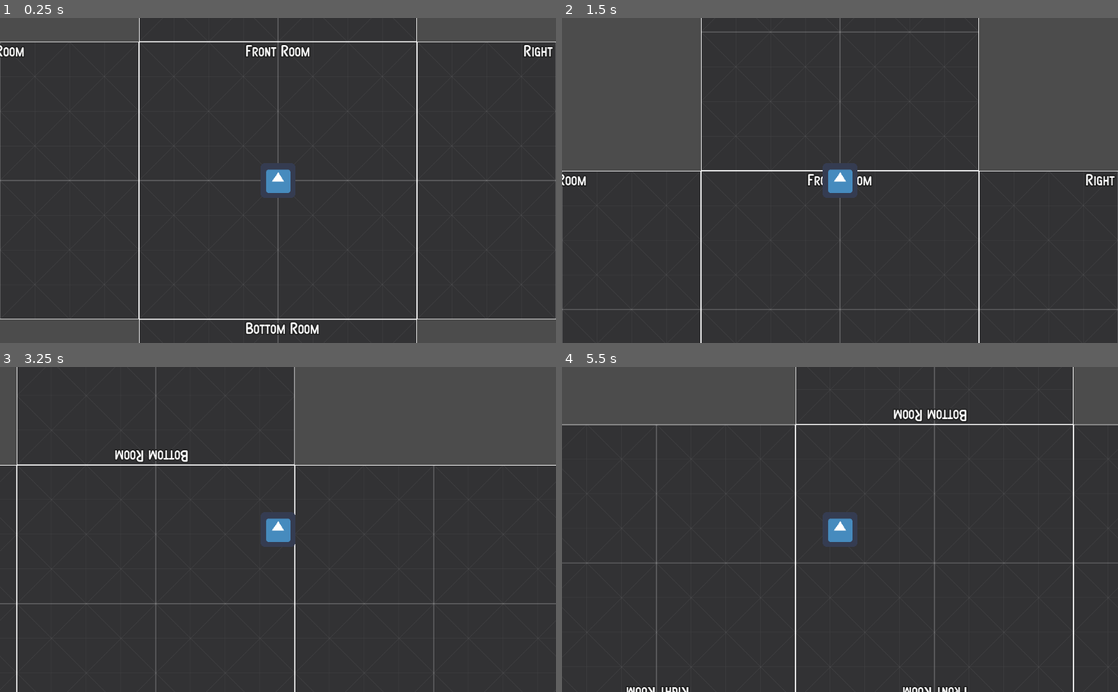
Above: before the commit, frames 1-4 (two rows, left to right).
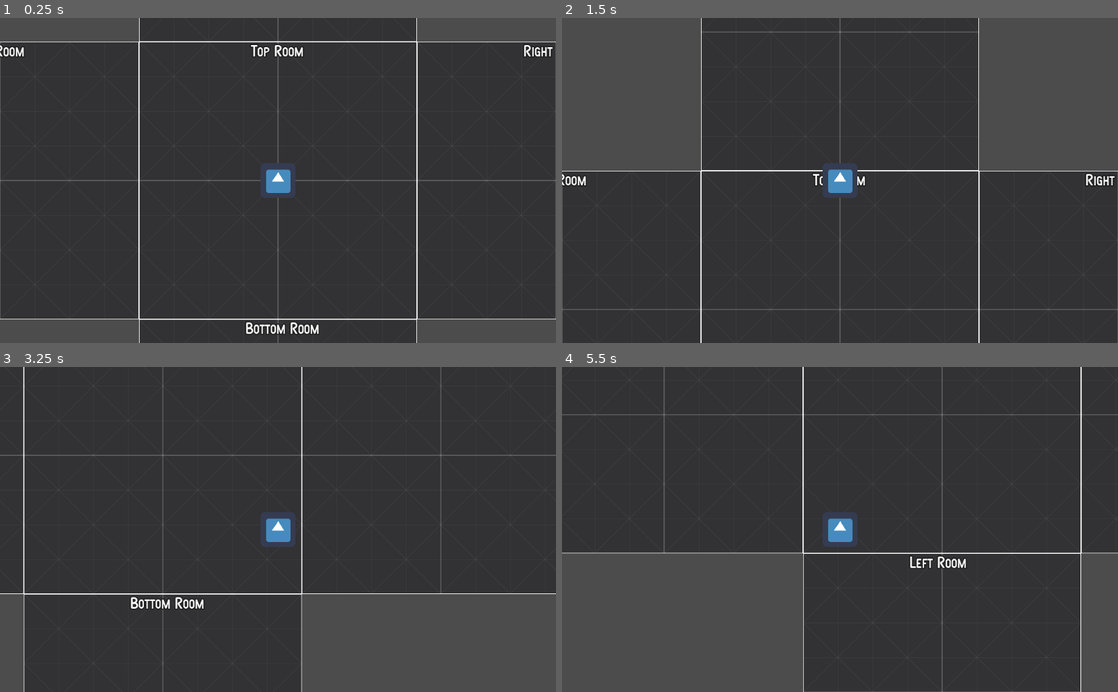
Above: after the commit, the same moments.

Repository: rmvermeulen/hyper-world
Game: Godot game, scene res://MainMenu.tscn
Same seed, same stepped clock (60 frames per second), same inputs: the game is played once before the commit and once after it. The engine's default icon, where the game draws it, is replaced by a stand-in: a white triangle on a blue panel in a dark square.
Inputs:
- Up to frame 1 (0.25 s): no input
- Up to frame 2 (1.5 s): tap Enter at 0.5 s; hold Up (move_up) from 0.53 s (still down)
- Up to frame 3 (3.25 s): release Up (move_up) at 2.03 s; hold Left (move_left) from 2.03 s (still down)
- Up to frame 4 (5.5 s): release Left (move_left) at 3.53 s; hold Down (move_down) 3.53-4.28 s; hold Right (move_right) 4.28-5.03 s; hold Up (move_up) from 5.03 s (still down)

The runs differ from the first frame. In frame 1, 0.3% of the frame differs, in the area x 44-56%, y 7-12%; in frame 2, 0.1%; in frame 3, 30%; in frame 4, 30%, in the area x 0-100%, y 0-100%.

Commit message:
wip

Diff:
--- a/MainMenu.tscn
+++ b/MainMenu.tscn
@@ -29,10 +29,10 @@
 }
 
 [node name="VBoxContainer" type="VBoxContainer" parent="CenterContainer"]
-margin_left = 131.0
-margin_top = 132.0
-margin_right = 381.0
-margin_bottom = 380.0
+margin_left = 387.0
+margin_top = 176.0
+margin_right = 637.0
+margin_bottom = 424.0
 custom_constants/separation = 16
 
 [node name="Button2D" type="Button" parent="CenterContainer/VBoxContainer"]
--- a/cube3_map_2d/MainScene.gd
+++ b/cube3_map_2d/MainScene.gd
@@ -6,6 +6,14 @@
 var cube_data = preload("./CubeData.gd").create()
 var current_room_id := "front"
 
+onready var current_slot := $RoomArea/Current
+onready var invisible_slot := $RoomArea/Invisible
+onready var preview_slot := {
+	"north": $RoomArea/Previews/North,
+	"east": $RoomArea/Previews/East,
+	"south": $RoomArea/Previews/South,
+	"west": $RoomArea/Previews/West,
+}
 
 func _ready():
 	assert(cube_data)
@@ -24,13 +32,24 @@
 func _change_room_to(next_room_id: String, dir: String) -> void:
 	var info = cube_data[next_room_id]
 	# rotate the player and camera
-	$Player.rotate(cube_data[current_room_id][dir].angle)
+	# $Player.rotate(cube_data[current_room_id][dir].angle)
 
-	# change preview textures)
+	# move rooms around
+	_swap_slots(current_slot, preview_slot[dir])
 
 	# and we're done
 	current_room_id = next_room_id
 
+func _swap_slots(slot_a, slot_b):
+	assert(slot_a.get_child_count() == 1)
+	assert(slot_b.get_child_count() == 1)
+	var a = slot_a.get_child(0)
+	slot_a.remove_child(a)
+	var b = slot_b.get_child(0)
+	slot_b.remove_child(b)
+
+	slot_a.add_child(b)
+	slot_b.add_child(a)
 
 func _on_Player_body_entered(body):
 	var room = cube_data[current_room_id]
--- a/cube3_map_2d/MainScene.tscn
+++ b/cube3_map_2d/MainScene.tscn
@@ -19,34 +19,69 @@
 script = ExtResource( 4 )
 
 [node name="RoomArea" type="Node2D" parent="."]
+__meta__ = {
+"_edit_lock_": true
+}
 
 [node name="Previews" type="Node2D" parent="RoomArea"]
 
-[node name="Top" parent="RoomArea/Previews" instance=ExtResource( 7 )]
+[node name="North" type="Position2D" parent="RoomArea/Previews"]
 position = Vector2( 0, -512 )
+__meta__ = {
+"_edit_lock_": true
+}
 
-[node name="Bottom" parent="RoomArea/Previews" instance=ExtResource( 6 )]
+[node name="Top" parent="RoomArea/Previews/North" instance=ExtResource( 7 )]
+
+[node name="East" type="Position2D" parent="RoomArea/Previews"]
+position = Vector2( 512, 0 )
+__meta__ = {
+"_edit_lock_": true
+}
+
+[node name="Right" parent="RoomArea/Previews/East" instance=ExtResource( 2 )]
+
+[node name="South" type="Position2D" parent="RoomArea/Previews"]
 position = Vector2( 0, 512 )
+__meta__ = {
+"_edit_lock_": true
+}
 
-[node name="Left" parent="RoomArea/Previews" instance=ExtResource( 5 )]
+[node name="Bottom" parent="RoomArea/Previews/South" instance=ExtResource( 6 )]
+
+[node name="West" type="Position2D" parent="RoomArea/Previews"]
 position = Vector2( -512, 0 )
+__meta__ = {
+"_edit_lock_": true
+}
 
-[node name="Right" parent="RoomArea/Previews" instance=ExtResource( 2 )]
-position = Vector2( 512, 0 )
+[node name="Left" parent="RoomArea/Previews/West" instance=ExtResource( 5 )]
 
 [node name="Current" type="Node2D" parent="RoomArea"]
+__meta__ = {
+"_edit_lock_": true
+}
 
 [node name="Front" parent="RoomArea/Current" instance=ExtResource( 8 )]
 
 [node name="Invisible" type="Node2D" parent="RoomArea"]
 position = Vector2( 2000, 0 )
+__meta__ = {
+"_edit_lock_": true
+}
 
 [node name="Back" parent="RoomArea/Invisible" instance=ExtResource( 1 )]
 
 [node name="Walls" type="Node2D" parent="RoomArea"]
 scale = Vector2( 2, 2 )
+__meta__ = {
+"_edit_lock_": true
+}
 
 [node name="North" type="Area2D" parent="RoomArea/Walls"]
+__meta__ = {
+"_edit_lock_": true
+}
 
 [node name="CollisionShape2D" type="CollisionShape2D" parent="RoomArea/Walls/North"]
 position = Vector2( 0, -160 )
@@ -54,6 +89,9 @@
 
 [node name="East" type="Area2D" parent="RoomArea/Walls"]
 rotation = 1.5708
+__meta__ = {
+"_edit_lock_": true
+}
 
 [node name="CollisionShape2D" type="CollisionShape2D" parent="RoomArea/Walls/East"]
 position = Vector2( 0, -160 )
@@ -61,6 +99,9 @@
 
 [node name="South" type="Area2D" parent="RoomArea/Walls"]
 rotation = -3.14159
+__meta__ = {
+"_edit_lock_": true
+}
 
 [node name="CollisionShape2D" type="CollisionShape2D" parent="RoomArea/Walls/South"]
 position = Vector2( 0, -160 )
@@ -68,6 +109,9 @@
 
 [node name="West" type="Area2D" parent="RoomArea/Walls"]
 rotation = -1.5708
+__meta__ = {
+"_edit_lock_": true
+}
 
 [node name="CollisionShape2D" type="CollisionShape2D" parent="RoomArea/Walls/West"]
 position = Vector2( 0, -160 )
@@ -75,6 +119,10 @@
 
 [node name="Corners" type="StaticBody2D" parent="RoomArea"]
 scale = Vector2( 2, 2 )
+__meta__ = {
+"_edit_group_": true,
+"_edit_lock_": true
+}
 
 [node name="CollisionShape2D" type="CollisionShape2D" parent="RoomArea/Corners"]
 position = Vector2( -160, -160 )
